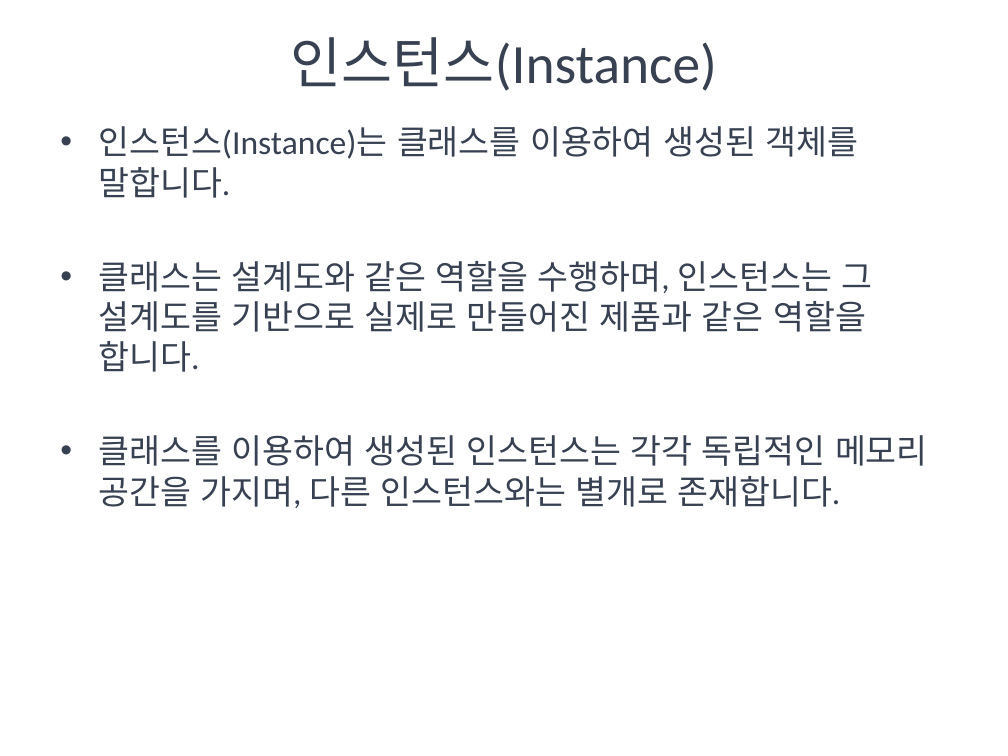
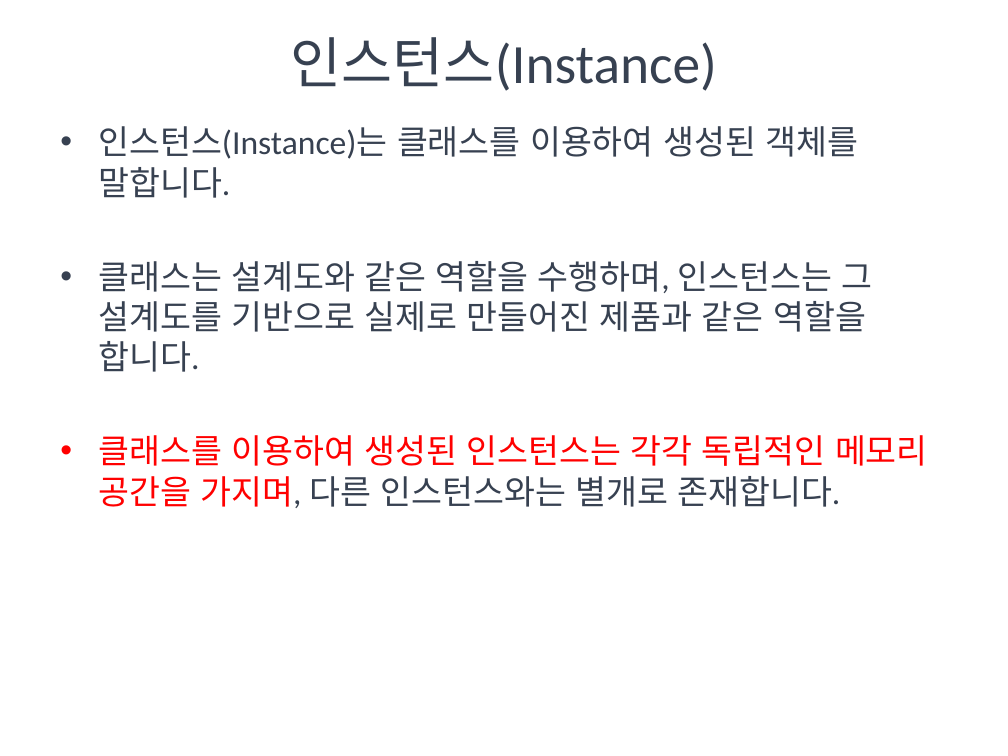
Before and after one commit to KHEN-ROE/Python, a slide deck: slide 9 of 수업자료/파이썬 5.pptx. Drawn at 1008x756 pixels with LibreOffice and Linux fonts; fonts in the diff are those of the drawing. Boxes give left, top, right and bottom in pixels: in the first picture for what was removed or moved away, otherwise in the second. Text is boxed around its words. In the diff, an @@ line names an element or a change of style, - is before the commit and + after.

```diff
--- a/수업자료/파이썬 5.pptx
+++ b/수업자료/파이썬 5.pptx
@@ text at box(98, 435, 928, 508): text colour #374151 to #FF0000 in "클래스를 이용하여 생성된 인스턴스는 각각 독립적인 메모리 ..." @@
```
Also in this commit, not shown: 8 other slides changed, 10 other files.
